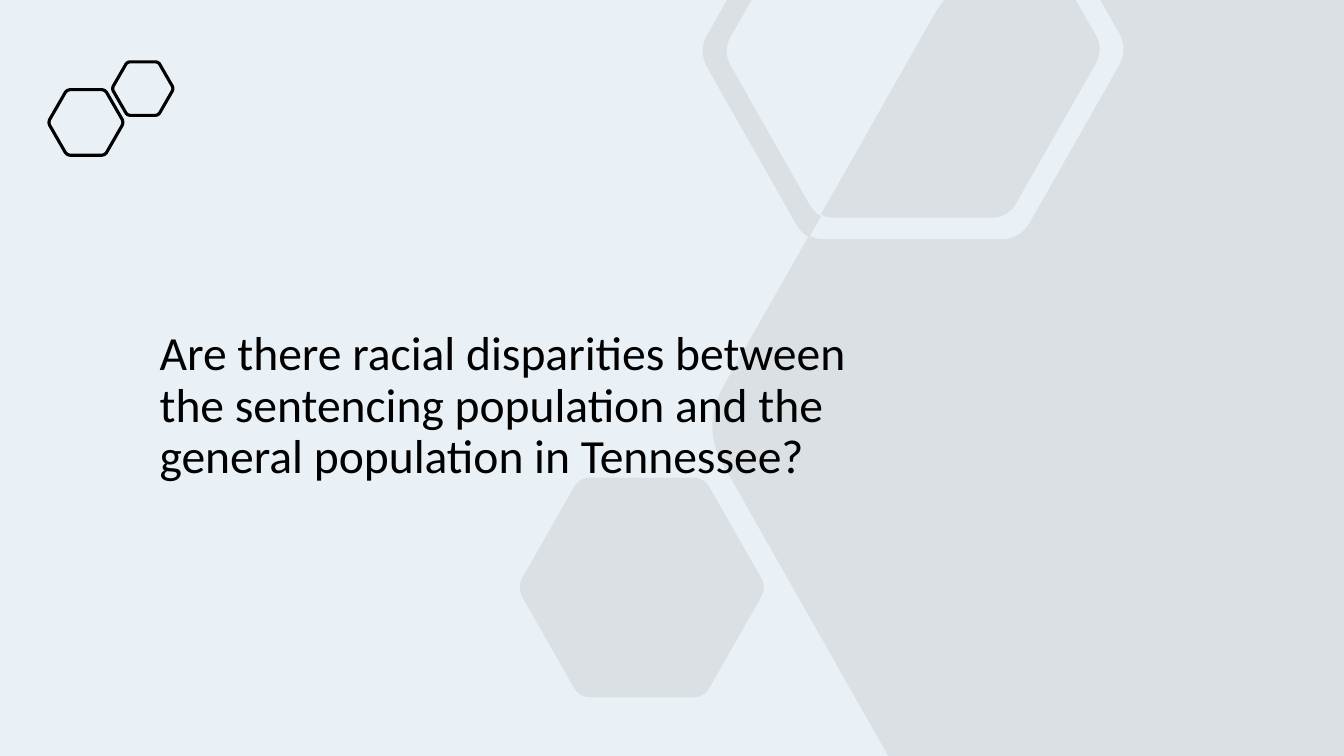
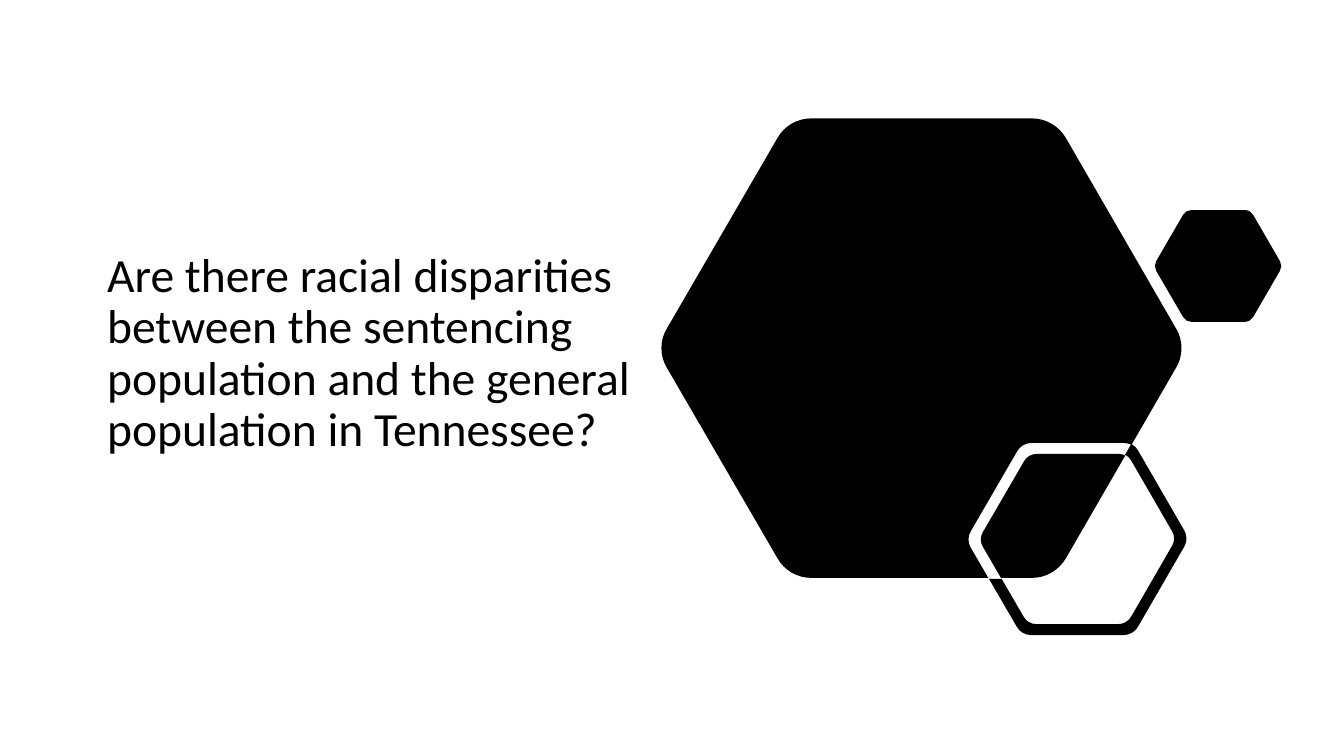
Before and after one commit to jenwhitson/sentencing_project, a slide deck: slide 6 of Presentation.pptx. Drawn at 1344x756 pixels with LibreOffice and Linux fonts; fonts in the diff are those of the drawing. Boxes give left, top, right and bottom in pixels: in the first picture for what was removed or moved away, otherwise in the second. Text is boxed around its words. In the diff, an @@ line names an element or a change of style, - is before the commit and + after.

Commit message:
updated theme

```diff
--- a/Presentation.pptx
+++ b/Presentation.pptx
@@ background #EAF1F6 to #FFFFFF @@
@@ freeform shape removed at (113,62,173,115) @@
@@ freeform shape removed at (48,90,123,155) @@
@@ title "Are there racial disparities between ...": place and size @@
-title "Are there racial disparities between ..." at (160,337,845,481)
+title "Are there racial disparities between ..." at (107,259,630,454)
@@ title "Are there racial disparities between ..." at (107,259,630,454): vertical alignment top to bottom @@
@@ freeform shape: place and size @@
-freeform shape at (520,0,1344,756)
+freeform shape at (661,118,1281,635)
@@ freeform shape at (661,118,1281,635): fill #808080 at 15% opacity to #000000 @@
```
Also in this commit, not shown: 14 other slides changed, 1 slide removed.
